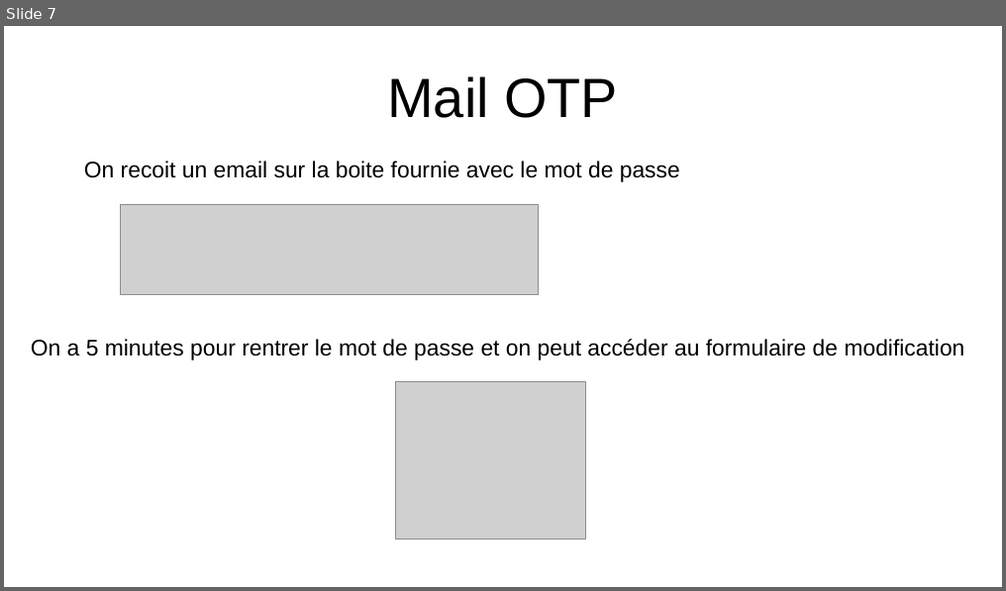
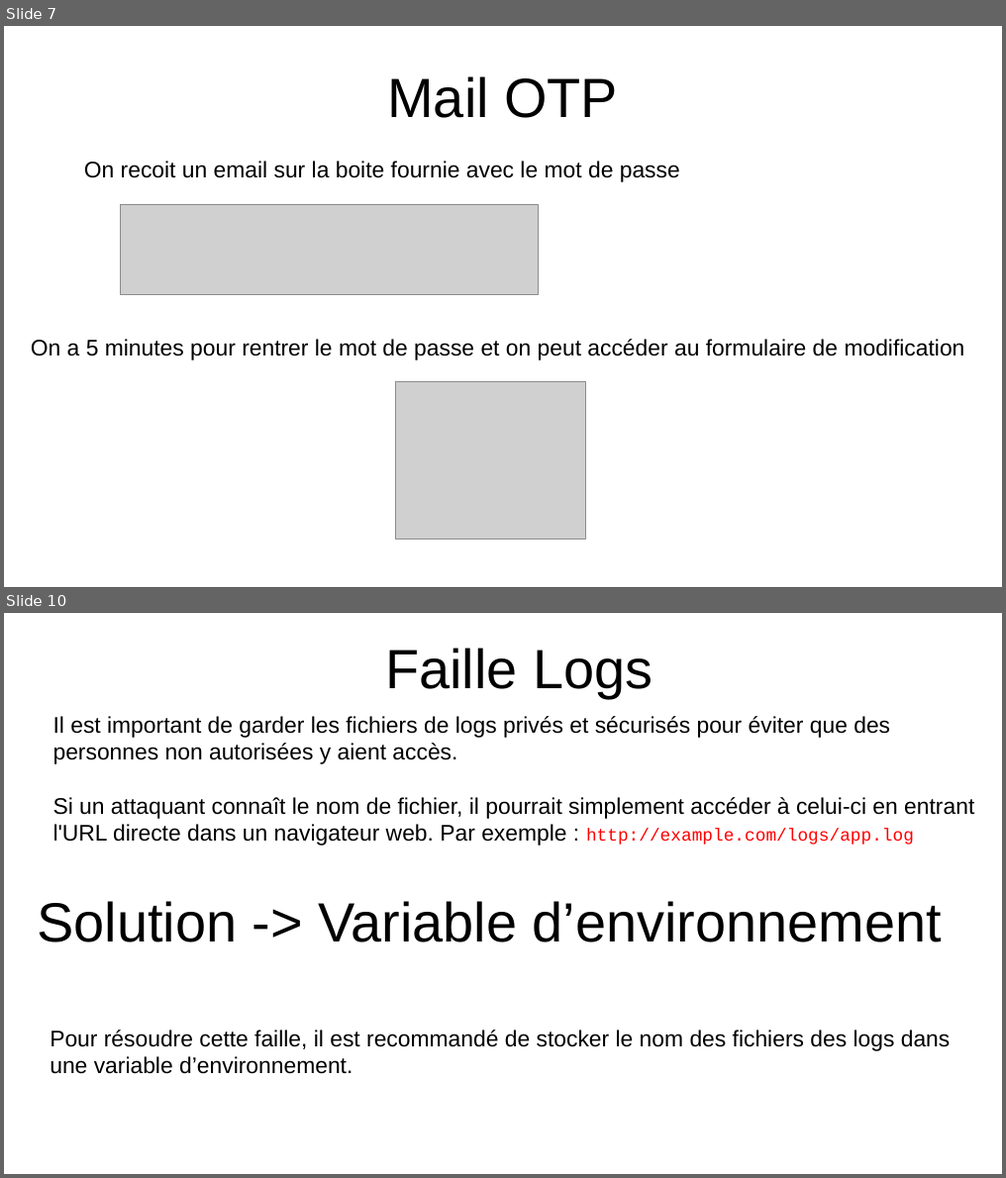
Before and after one commit to RaphaelGuarim/SECU, a slide deck: compte_rendu.odp. Shown one above the other, each under a label of ours: slide 7 before the commit, slides 7 and 10 after it; the slides between them are not shown. The pictures are 1006x591 and 1006x1178 pixels, drawn with LibreOffice and Linux fonts; fonts in the diff are those of the drawing; grey boxes stand for pictures. Boxes give left, top, right and bottom in pixels: in the first picture for what was removed or moved away, otherwise in the second. Text is boxed around its words. In the diff, an @@ line names an element or a change of style, - is before the commit and + after.

Commit message:
logs sécurisés + présentation

```diff
--- a/compte_rendu.odp
+++ b/compte_rendu.odp
@@ slide 10 added at bbox=[4, 613, 1002, 1174], background #FFFFFF @@
@@ text added at bbox=[385, 648, 652, 698], 44 pt, text #000000 @@
+Faille Logs
@@ text added at bbox=[54, 716, 974, 846], 18 pt, text #000000 @@
+Il est important de garder les fichiers de logs privés et sécurisés pour éviter que des personnes non autorisées y aient accès.
+Si un attaquant connaît le nom de fichier, il pourrait simplement accéder à celui-ci en entrant l'URL directe dans un navigateur web. Par exemple : http://example.com/logs/app.log
@@ text added at bbox=[38, 901, 942, 943], 44 pt, text #000000 @@
+Solution -> Variable d’environnement
@@ text added at bbox=[50, 1030, 950, 1074], 18 pt, text #000000 @@
+Pour résoudre cette faille, il est recommandé de stocker le nom des fichiers des logs dans une variable d’environnement.
```
Also in this commit, not shown: 3 other slides added, 2 other files.
